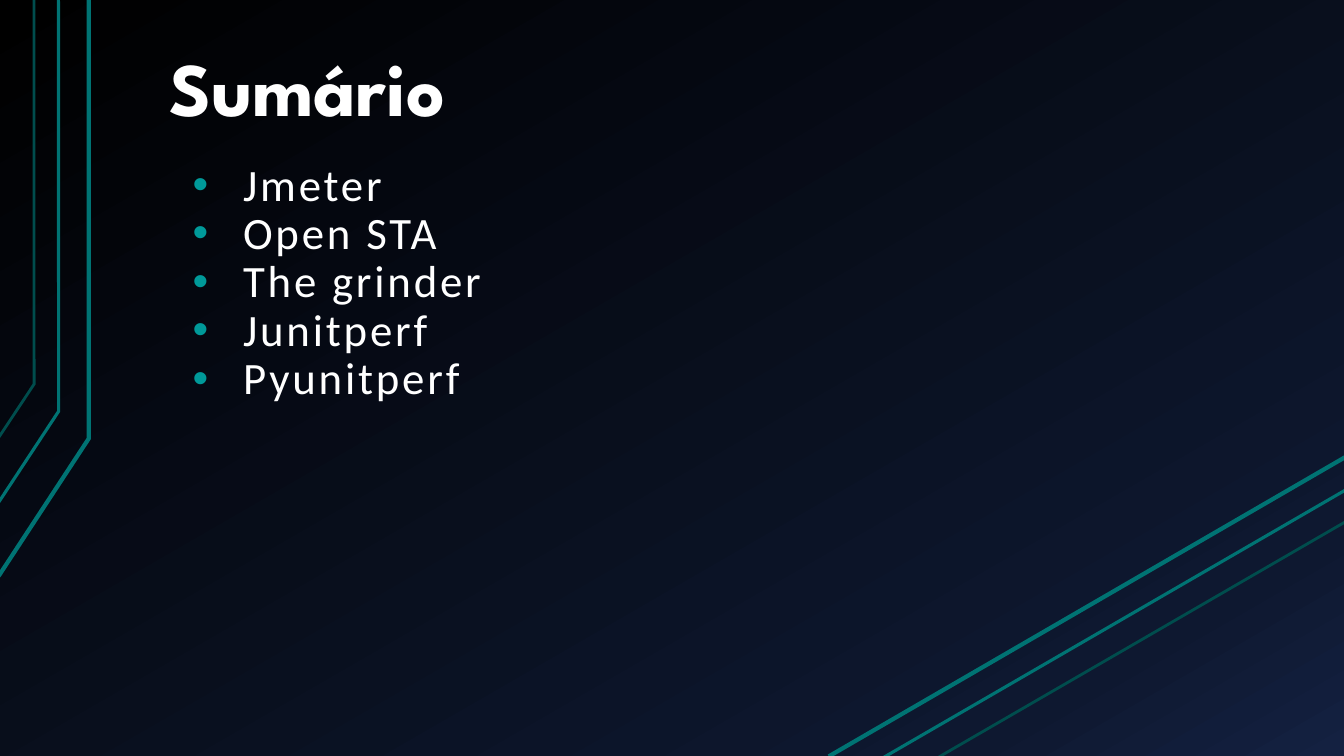
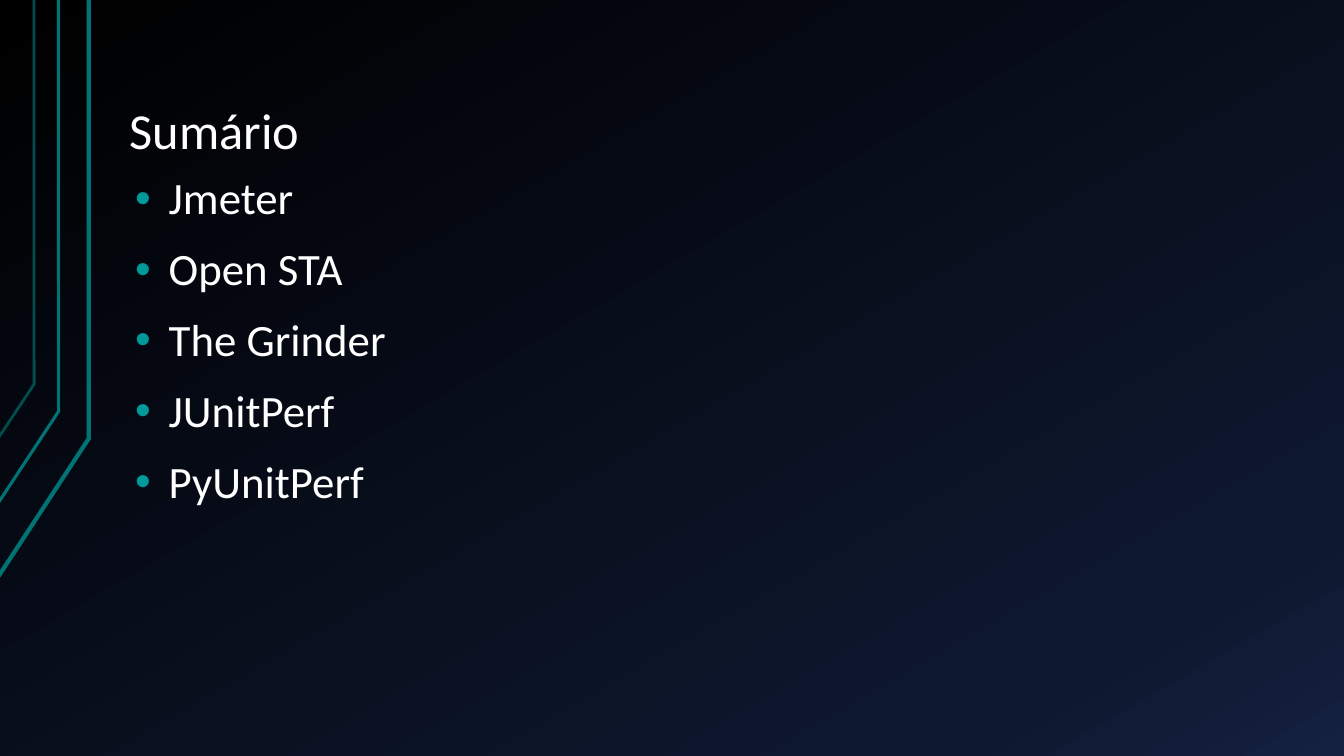
Before and after one commit to BrunoFelix/Restoran, a slide deck: slide 3 of Docs/Apresentação TSW.pptx. Drawn at 1344x756 pixels with LibreOffice and Linux fonts; fonts in the diff are those of the drawing. Boxes give left, top, right and bottom in pixels: in the first picture for what was removed or moved away, otherwise in the second. Text is boxed around its words. In the diff, an @@ line names an element or a change of style, - is before the commit and + after.

Commit message:
Ajustei a apresentação na parte do OpenSTA

```diff
--- a/Docs/Apresentação TSW.pptx
+++ b/Docs/Apresentação TSW.pptx
@@ title "Sumário": place and size @@
-title "Sumário" at box(169, 65, 445, 117)
+title "Sumário" at box(130, 114, 300, 150)
@@ title "Sumário" at box(130, 114, 300, 150): size 54 to 36 pt, font League Spartan to Calibri, bold off @@
@@ text "Jmeter": place and size @@
-text "Jmeter" at box(243, 172, 481, 402)
+text "Jmeter" at box(169, 185, 386, 506)
@@ text at box(169, 185, 343, 293): letter spacing 2 to 0 pt in "Jmeter", "Open STA"; indent changed; more space between paragraphs @@
@@ text at box(169, 325, 386, 506): text changed @@
-• The grinder
-• Junitperf
-• Pyunitperf
+• The Grinder
+• JUnitPerf
+• PyUnitPerf
@@ line removed from (829, 756) to (1344, 457) @@
@@ line removed from (882, 756) to (1344, 490) @@
@@ line removed from (939, 756) to (1344, 522) @@
```
Also in this commit, not shown: 4 other slides changed, 8 slides added, 4 slides removed.
